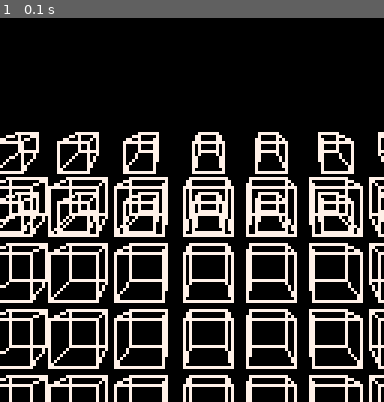
Above: before the commit, frame 1.
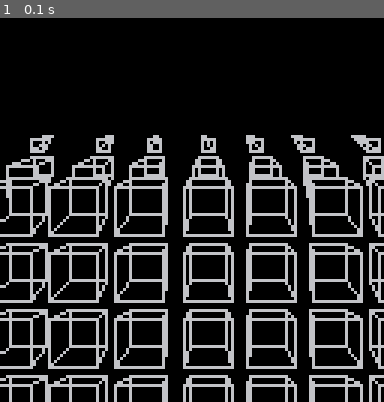
Above: after the commit, the same moment.

Repository: abemassry/dimensional-jump
Game: PICO-8 cartridge 3d_2.p8
Same seed, same stepped clock (60 frames per second), same inputs: the game is played once before the commit and once after it.
Inputs:
- Up to frame 1 (0.1 s): no input

The runs differ from the first frame. In frame 1, 24% of the frame differs, in the area x 0-100%, y 29-100%.

Commit message:
add depth to cubes and opacity

Diff:
--- a/3d_2.p8
+++ b/3d_2.p8
@@ -8,28 +8,31 @@
 
 end
 
-function setup_block(x, y, z, s)
+function setup_block(x, y, z, depth, s, c)
 	x0=(x-8)+(z)
 	y0=(y-8)+(z)
 	x1=(x+8)-z
 	y1=(y+8)-(z)
 
-	iz=5
+	iz=depth
 
 	xx0=x0+iz+2
 	yy0=y0-iz+2
 	xx1=x1+iz-2
 	yy1=y1-iz-2
-	draw_block(x0+s,x1+s,y0,y1,xx0,xx1,yy0,yy1,7)
+	draw_block(x0+s,x1+s,y0,y1,xx0,xx1,yy0,yy1,c)
 end
 
 function draw_block(x0,x1,y0,y1,xx0,xx1,yy0,yy1,c)
+	palt(0, false)
+	rectfill(xx0,yy0,xx1,yy1,0)
+	rect(xx0,yy0,xx1,yy1,c)
+	palt(0, true)
 	rect(x0-2,y0,x1-2,y1,c)
 	line(xx0,yy0,x0-2,y0,c)
 	line(xx1,yy0,x1-2,y0,c)
 	line(xx0,yy1,x0-2,y1,c)
 	line(xx1,yy1,x1-2,y1,c)
-	rect(xx0,yy0,xx1,yy1,c)
 end
 
 function _update60()
@@ -55,27 +58,39 @@
 
 function _draw()
 	cls()
+	for i=0,0 do
+		ydiff = -22 + (i * 20)
+		zdiff = 6
+		depth = 3
+		setup_block(64+50,64+ydiff,zdiff,depth,12,6)
+		setup_block(64+30,64+ydiff,zdiff,depth,10,6)
+		setup_block(64+15,64+ydiff,zdiff,depth,8,6)
+		setup_block(64,64+ydiff,zdiff,depth,7,6)
+		setup_block(64-15,64+ydiff,zdiff,depth,4,6)
+		setup_block(64-30,64+ydiff,zdiff,depth,2,6)
+		setup_block(64-50,64+ydiff,zdiff,depth,0,6)
+	end
+	for i=0,0 do
+		ydiff = -10 + (i * 20)
+		zdiff = 3
+		setup_block(64+55,64+ydiff,zdiff,5,12,6)
+		setup_block(64+35,64+ydiff,zdiff,5,10,6)
+		setup_block(64+18,64+ydiff,zdiff,5,8,6)
+		setup_block(64,64+ydiff,zdiff,5,7,6)
+		setup_block(64-18,64+ydiff,zdiff,5,4,6)
+		setup_block(64-35,64+ydiff,zdiff,5,2,6)
+		setup_block(64-55,64+ydiff,zdiff,5,0,6)
+	end
 	for j=0,3 do
 		i=0
 		ydiff = j*22
-		setup_block(64+60,64+ydiff,i,12)
-		setup_block(64+40,64+ydiff,i,10)
-		setup_block(64+20,64+ydiff,i,8)
-		setup_block(64,64+ydiff,i,7)
-		setup_block(64-20,64+ydiff,i,4)
-		setup_block(64-40,64+ydiff,i,2)
-		setup_block(64-60,64+ydiff,i,0)
-	end
-	for i=0,1 do
-		ydiff = -18 + (i * 20)
-		zdiff = 3
-		setup_block(64+60,64+ydiff,zdiff,12)
-		setup_block(64+40,64+ydiff,zdiff,10)
-		setup_block(64+20,64+ydiff,zdiff,8)
-		setup_block(64,64+ydiff,zdiff,7)
-		setup_block(64-20,64+ydiff,zdiff,4)
-		setup_block(64-40,64+ydiff,zdiff,2)
-		setup_block(64-60,64+ydiff,zdiff,0)
+		setup_block(64+60,64+ydiff,i,5,12,6)
+		setup_block(64+40,64+ydiff,i,5,10,6)
+		setup_block(64+20,64+ydiff,i,5,8,6)
+		setup_block(64,64+ydiff,i,5,7,6)
+		setup_block(64-20,64+ydiff,i,5,4,6)
+		setup_block(64-40,64+ydiff,i,5,2,6)
+		setup_block(64-60,64+ydiff,i,5,0,6)
 	end
 
 end
